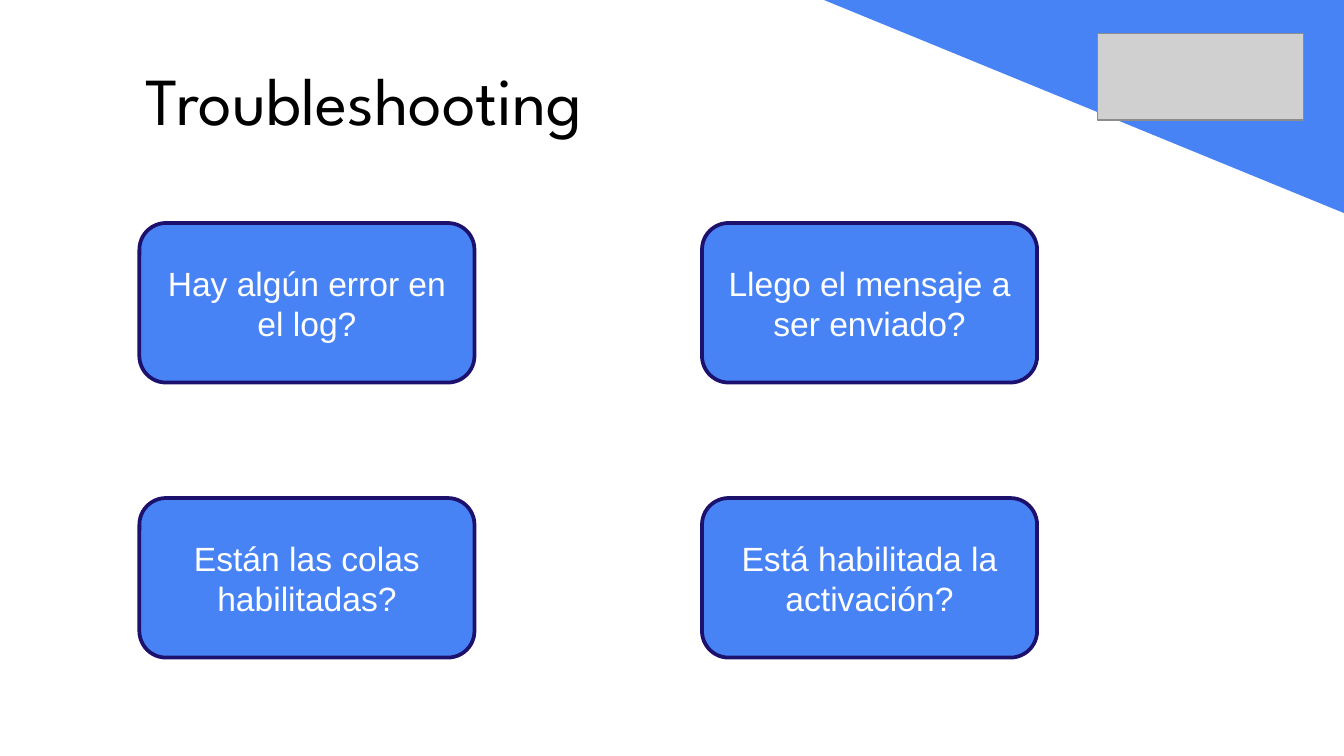
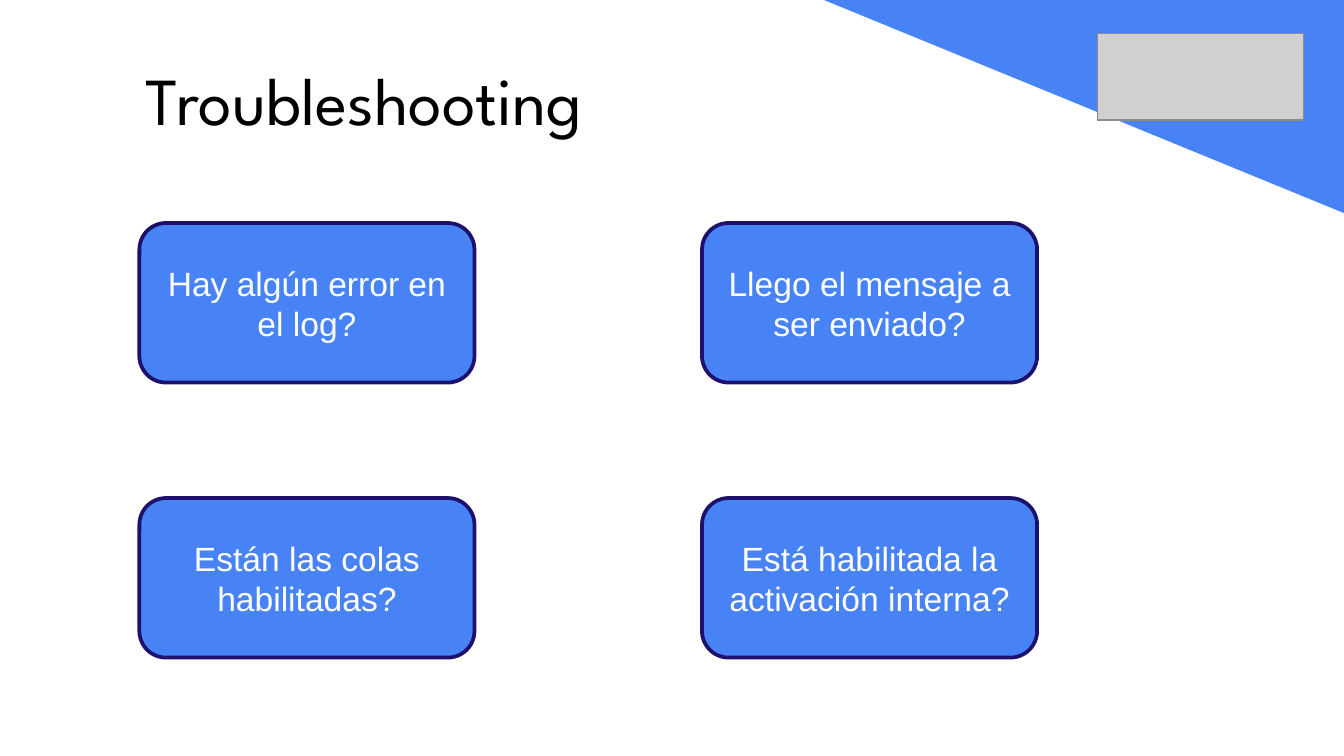
Before and after one commit to felipeschneider88/charlas, a slide deck: slide 16 of vOpen2019/vOpen19-UY-FelipeSchneider.pptx (slide 14 before the commit). Drawn at 1344x756 pixels with LibreOffice and Linux fonts; fonts in the diff are those of the drawing; grey boxes stand for pictures. Boxes give left, top, right and bottom in pixels: in the first picture for what was removed or moved away, otherwise in the second. Text is boxed around its words. In the diff, an @@ line names an element or a change of style, - is before the commit and + after.

```diff
--- a/vOpen2019/vOpen19-UY-FelipeSchneider.pptx
+++ b/vOpen2019/vOpen19-UY-FelipeSchneider.pptx
@@ text in rounded rectangle at [729,546,1009,612]: text changed @@
-Está habilitada la activación?
+Está habilitada la activación interna?
```
Also in this commit, not shown: 2 slides added, 2 other files.
